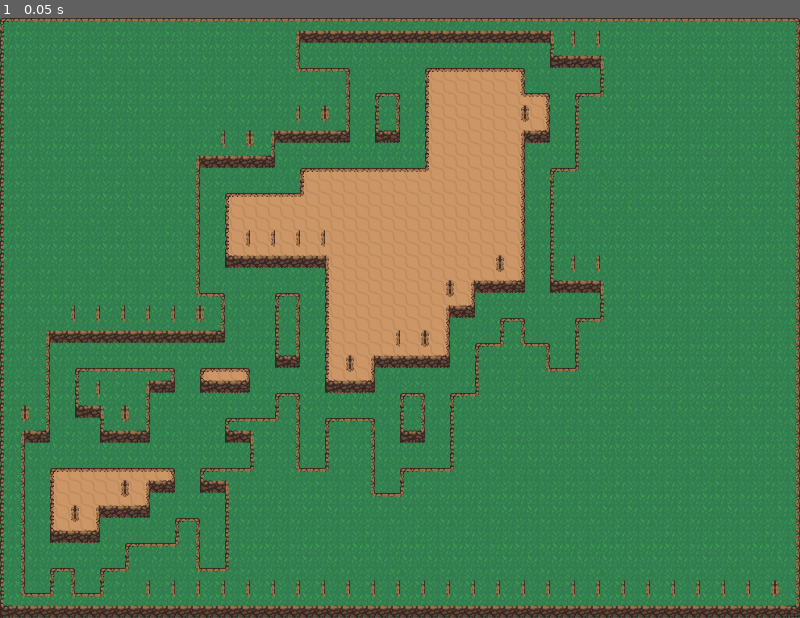
Above: before the commit, frame 1.
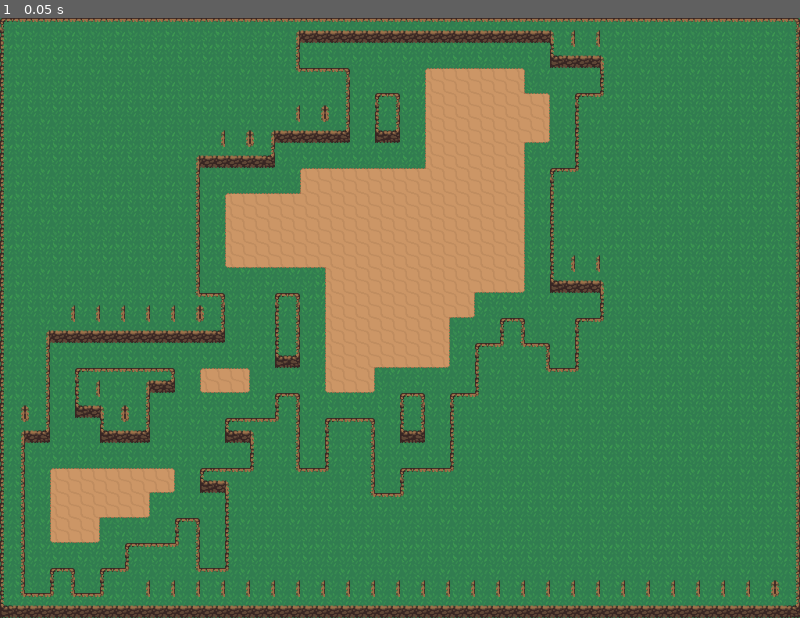
Above: after the commit, the same moment.

Repository: Questica/practicegame1
Game: Godot game, scene res://scenes/world.tscn
Same seed, same stepped clock (60 frames per second), same inputs: the game is played once before the commit and once after it. The project has no main scene, so this scene is started directly.
Inputs:
- Up to frame 1 (0.05 s): no input

The runs differ from the first frame. In frame 1, 2.4% of the frame differs, in the area x 6-69%, y 8-88%.

Commit message:
fixed bug with mapgenerator

Diff:
--- a/scenes/mapgenerator.gd
+++ b/scenes/mapgenerator.gd
@@ -175,35 +175,27 @@
 	var cells = []
 	for x in range(width):
 		for y in range(height):
-			# Define the positions where you want to set the terrain cells
+
 			var positions = [
 				Vector2(x * 2, y * 2),
 				Vector2(x * 2 + 1, y * 2),
 				Vector2(x * 2, y * 2 + 1),
 				Vector2(x * 2 + 1, y * 2 + 1)
 			]
-			# All positions will have the same terrain type (0)
-			var terrain_set = 0
-
-			# Assuming no flipping or transposing is required
-			var flip_bits = 0
-			var transpose_bits = 0
-			var rotation_bits = 0
 
 			match grid[x][y]:
 				Tiles.empty:
 					cells.append(Vector2(x, y))
-					print("Placing floor tile at: %s, " % x, y)  # Debug print
+					print("Placing empty tile at: %s, " % x, y)  # Debug print
 					wall_tilemap.set_cells_terrain_connect(0, cells, 0, 0)
 				Tiles.floor:
 					pass
 				Tiles.dirt:
-					cells.append(Vector2(x, y))
-					print("Placing floor tile at: %s, " % x, y)  # Debug print
-					dirt_tilemap.set_cells_terrain_connect(terrain_set, positions, flip_bits, transpose_bits, rotation_bits)
+					print("Placing dirt tile at: %s, " % x, y)  # Debug print
+					dirt_tilemap.set_cells_terrain_connect(0, positions, 0, 0, 0)
 				Tiles.wall:
 					cells.append(Vector2(x, y))
-					print("Placing floor tile at: %s, " % x, y)  # Debug print
+					print("Placing wall tile at: %s, " % x, y)  # Debug print
 					wall_tilemap.set_cells_terrain_connect(0, cells, 0, 0)
 
 func clear_tilemaps():
